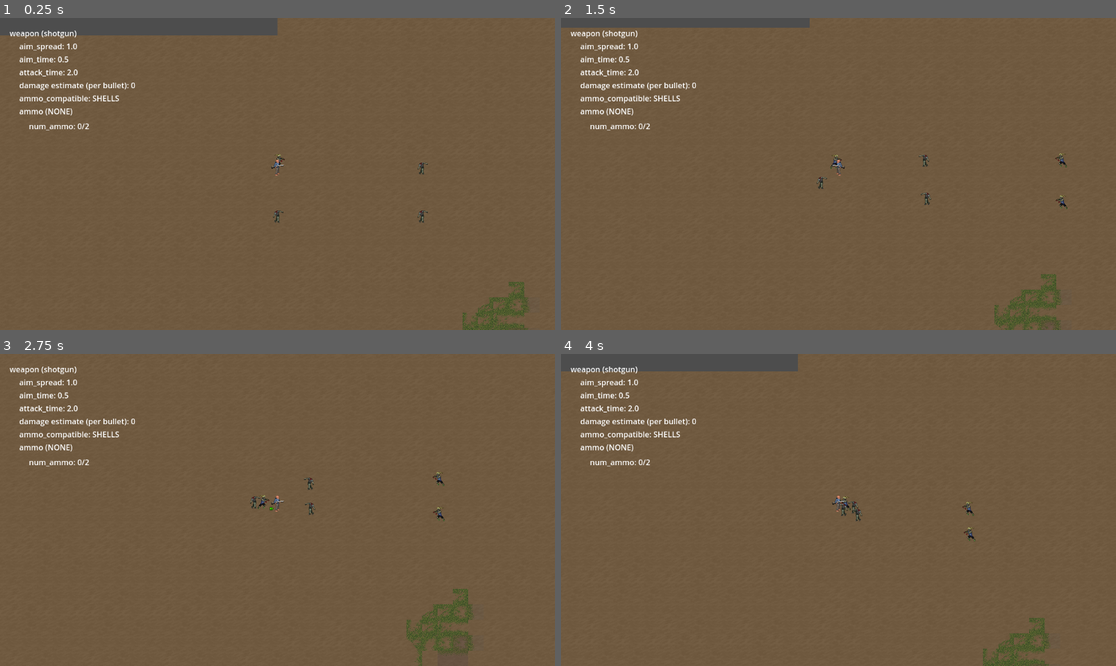
Above: before the commit, frames 1-4 (two rows, left to right).
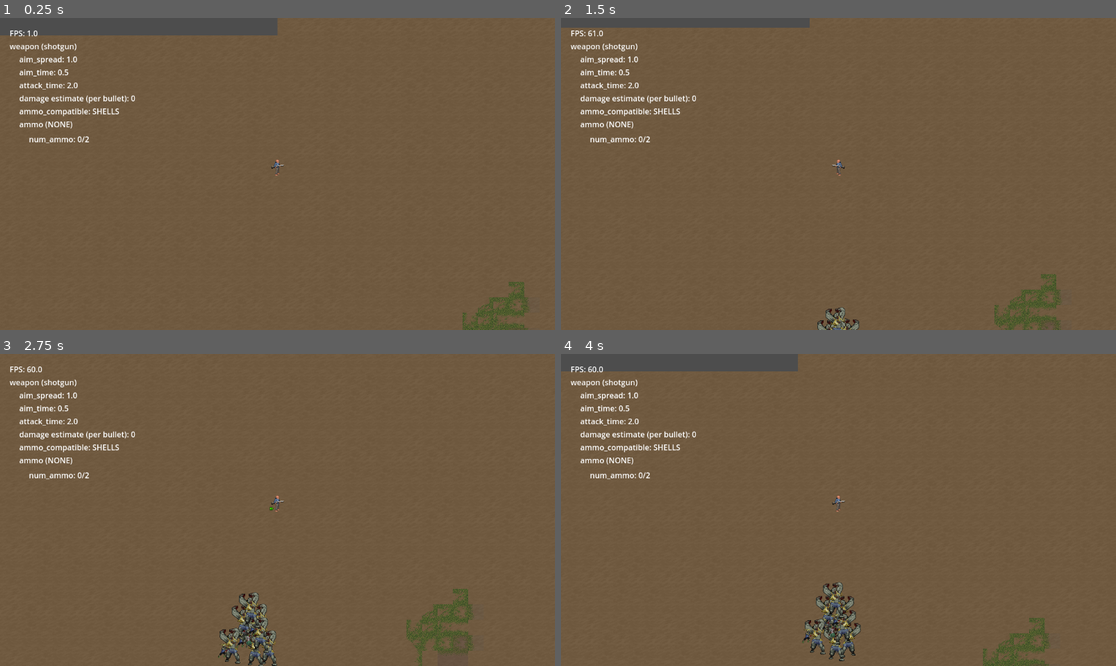
Above: after the commit, the same moments.

Repository: tegaki-tegaki/z_game
Game: Godot game, scene res://world/main.tscn
Two runs of this game, one before a commit and one after it. Both use one fixed random seed, a clock stepped at 60 frames per second and the inputs below.
Inputs (mouse positions are in pixels of both pictures, inside the frame that each line leads up to):
- Up to frame 1 (0.25 s): no input
- Up to frame 2 (1.5 s): tap Enter at 0.5 s; move the mouse to (960, 158) at 0.52 s; hold D (move_right) 0.53-1.28 s; hold Right mouse button (aim_weapon) 0.53-1.28 s; move the mouse to (727, 189) at 1.27 s; hold S (move_down) from 1.28 s (still down); click (727, 189) at 1.35 s
- Up to frame 3 (2.75 s): move the mouse to (333, 441) at 2.02 s; release S (move_down) at 2.03 s; hold D (move_right) from 2.03 s (still down); hold Shift (run_hold) from 2.03 s (still down)
- Up to frame 4 (4 s): move the mouse to (810, 572) at 2.77 s; release D (move_right) at 2.78 s; release Shift (run_hold) at 2.78 s; hold W (move_up) 2.78-3.53 s; right-click (810, 572) at 2.85 s; move the mouse to (1005, 556) at 3.52 s; hold A (move_left) from 3.53 s (still down); click (1005, 556) at 3.6 s

The runs differ from the first frame. In frame 1, 1.5% of the frame differs, in the area x 1-78%, y 4-66%; in frame 2, 1.9%; in frame 3, 2.8%, in the area x 1-81%, y 4-100%; in frame 4, 2.8%.

Commit message:
better rect debug spawning

Diff:
--- a/autoloads/resource_manager.gd
+++ b/autoloads/resource_manager.gd
@@ -224,7 +224,9 @@
     process_config(config)
 
 
-static func get_gameobj_atlastexture(creature_data, image_data) -> AtlasTexture:
+static func get_gameobj_atlastexture(
+    creature_data, image_data
+) -> AtlasTexture:
     var texture = AtlasTexture.new()
     texture.atlas = image_data.texture
 
@@ -279,7 +281,9 @@
         var image_data = images_data[filename]
         var image_texture = image_data.texture as Texture2D
         var image_dim = image_texture.get_size()
-        var tile_size = Vector2i(image_data.tile_size.x, image_data.tile_size.y)
+        var tile_size = Vector2i(
+            image_data.tile_size.x, image_data.tile_size.y
+        )
 
         var colrows = []
 
@@ -348,7 +352,10 @@
                 filtered.append(tile)
         if typeof(tile.id) == TYPE_ARRAY:
             for id in tile.id:
-                if id.begins_with("mon_zombie") || id.begins_with("corpse_"):
+                if (
+                    id.begins_with("mon_zombie")
+                    || id.begins_with("corpse_")
+                ):
                     filtered.append(tile)
     return filtered
 
--- /dev/null
+++ b/resources/creatures/mon_zombie_hulk.tres
@@ -0,0 +1,12 @@
+[gd_resource type="Resource" script_class="CreatureResource" load_steps=2 format=3 uid="uid://cfyamcmd0ttw0"]
+
+[ext_resource type="Script" uid="uid://b6gcuujxr28r" path="res://models/creature.gd" id="1_p3c65"]
+
+[resource]
+script = ExtResource("1_p3c65")
+size = 14.0
+speed = 68.0
+health = 10000.0
+name = "mon_zombie_hulk"
+y_offset = 8.0
+metadata/_custom_type_script = "uid://b6gcuujxr28r"
--- a/scripts/debug.gd
+++ b/scripts/debug.gd
@@ -10,10 +10,12 @@
 @onready var ammo_compatible: Label = %ammo_compatible
 @onready var num_ammo: Label = %num_ammo
 @onready var ammo_texture: TextureRect = %ammo_texture
+@onready var fps: Label = %FPS
 
 
 # Called every frame. 'delta' is the elapsed time since the previous frame.
 func _process(_delta: float) -> void:
+    fps.text = "FPS: %s" % [Engine.get_frames_per_second()]
     var player = get_tree().root.get_node("main/player")
     if player:
         var combat = player.combat
--- a/world/main.gd
+++ b/world/main.gd
@@ -5,14 +5,18 @@
 
 
 func _ready() -> void:
-    # spawn_player(Vector2(0, 0))
-    spawn_player()
-    # debug_spawn_monster_rect(Rect2(Vector2(), Vector2()))
-    debug_spawn_monster_rect()
+    spawn_player(Vector2(0, 0))
+
+    var cluster = Vector2(100, 100)
+    debug_spawn_enemy_rect(Rect2(Vector2(-1000, -250), cluster), 1)
+    debug_spawn_enemy_rect(Rect2(Vector2(300, -2000), cluster), 1)
+    debug_spawn_enemy_rect(Rect2(Vector2(0, 400), cluster), 1)
 
 
-func spawn_player():
+func spawn_player(location: Vector2):
     var player = PLAYER.instantiate()
+    player.position = location
+
     var creature = preload("res://resources/creatures/human.tres")
 
     var body = player.get_node("BodyComponent") as BodyComponent
@@ -21,17 +25,24 @@
     add_child(player)
 
 
-func debug_spawn_monster_rect():
+## [param density] how much to fill the rect with enemies
+func debug_spawn_enemy_rect(rect: Rect2, density: float):
+    var _density = clamp(density, 0, 0.5)
     var creatures = [
         preload("res://resources/creatures/mon_zombie_brainless.tres"),
-        preload("res://resources/creatures/mon_zombie_runner.tres")
+        preload("res://resources/creatures/mon_zombie_runner.tres"),
+        preload("res://resources/creatures/mon_zombie_hulk.tres")
     ]
-    for i in range(0, 10):
+    var occupant_size = ceil(
+        (
+            creatures.reduce(func(acc, c): return acc + c.size, 0)
+            / creatures.size()
+        )
+    )
+    var area = rect.get_area()
+    var spawn_count = int((area / (occupant_size * 2) ** 2) * _density)
+    for i in spawn_count:
         var enemy = ENEMY.instantiate()
-        var collision_shape: CollisionShape2D = (
-            enemy.get_node("HitboxComponent") as CollisionShape2D
-        )
-
         var creature = creatures.pick_random()
 
         var body = enemy.get_node("BodyComponent") as BodyComponent
@@ -40,12 +51,22 @@
         var label = enemy.get_node("name") as Label
         label.text = creature.name
 
+        var collision_shape: CollisionShape2D = (
+            enemy.get_node("HitboxComponent") as CollisionShape2D
+        )
         var shape = CircleShape2D.new()
         shape.radius = creature.size
         collision_shape.shape = shape
 
         @warning_ignore("integer_division")
-        enemy.position = Vector2((i % 5) * 300, i / 5 * 100)
+        # enemy.position = Vector2((i % 5) * 300, i / 5 * 100)
+        var rand_x = randf_range(
+            rect.position.x, rect.position.x + rect.size.x
+        )
+        var rand_y = randf_range(
+            rect.position.y, rect.position.y + rect.size.y
+        )
+        enemy.position = Vector2(rand_x, rand_y)
         enemies.add_child(enemy)
 
 
--- a/world/main.tscn
+++ b/world/main.tscn
@@ -36,6 +36,10 @@
 layout_mode = 2
 size_flags_horizontal = 0
 script = ExtResource("3_4f7fj")
+
+[node name="FPS" type="Label" parent="CanvasLayer/MarginContainer/debug"]
+unique_name_in_owner = true
+layout_mode = 2
 
 [node name="weapon_stats" type="Label" parent="CanvasLayer/MarginContainer/debug"]
 unique_name_in_owner = true
